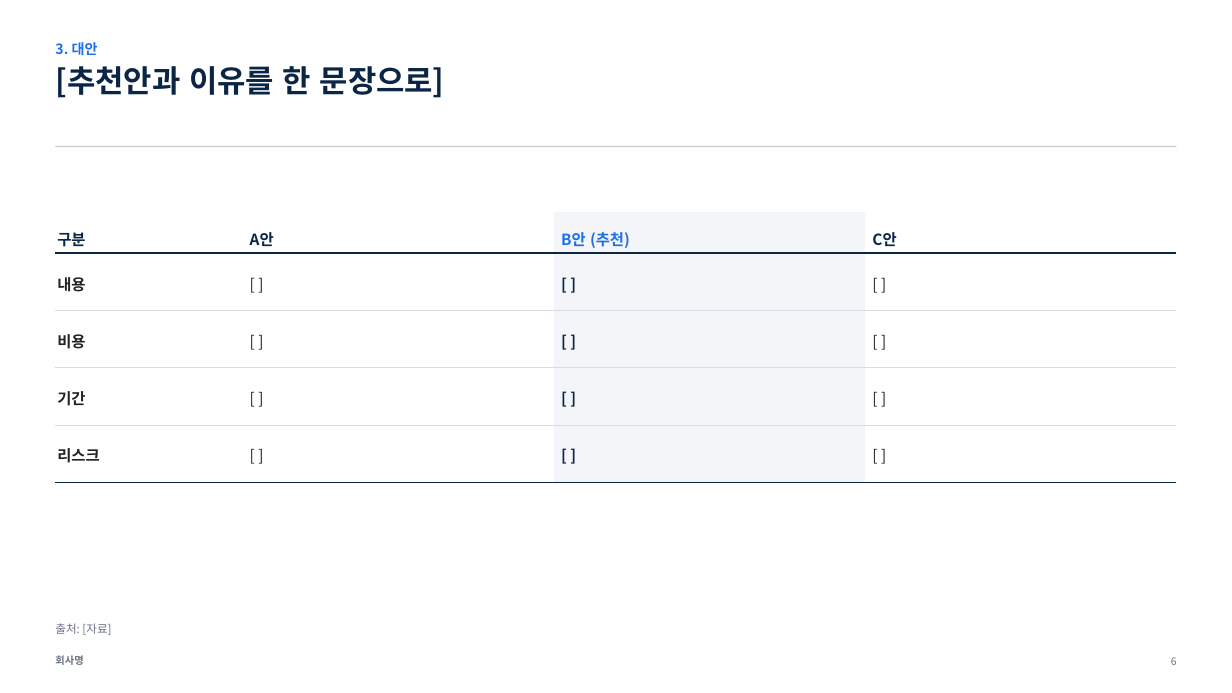
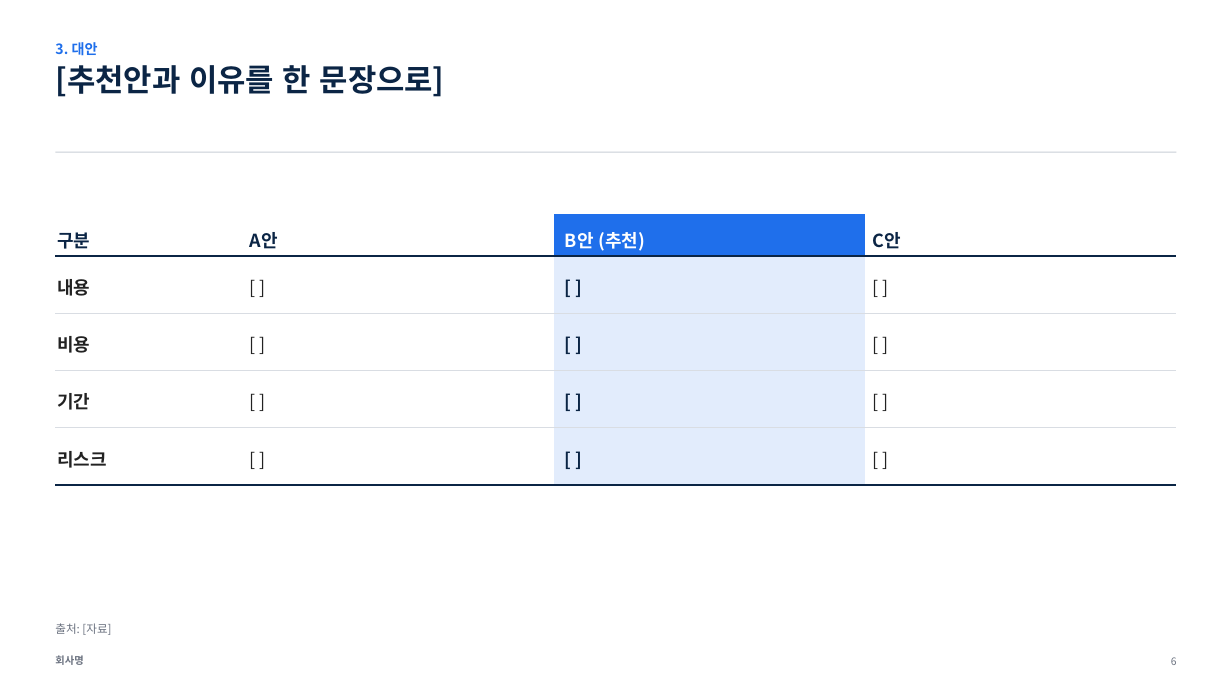
Before and after one commit to jch2100/document, a slide deck: slide 6 of yangsik/templates/pptx/01-exec-report/template.pptx. Drawn at 1232x693 pixels with LibreOffice and Linux fonts; fonts in the diff are those of the drawing. Boxes give left, top, right and bottom in pixels: in the first picture for what was removed or moved away, otherwise in the second. Text is boxed around its words. In the diff, an @@ line names an element or a change of style, - is before the commit and + after.

```diff
--- a/yangsik/templates/pptx/01-exec-report/template.pptx
+++ b/yangsik/templates/pptx/01-exec-report/template.pptx
@@ rectangle: place and size @@
-rectangle at <box>55,146,1177,147</box>
+rectangle at <box>55,152,1177,152</box>
@@ table at <box>55,214,1177,485</box> @@
@@ fill #F3F5F8 to #1F6FEB in row 1, column 3 @@
@@ fill #F3F5F8 to #E2ECFC in 4 cells @@
@@ size 12 to 14 pt @@
@@ text colour #1F6FEB to #FFFFFF in "B안 (추천)" @@
```
Also in this commit, not shown: 4 other slides changed, 43 other files.
